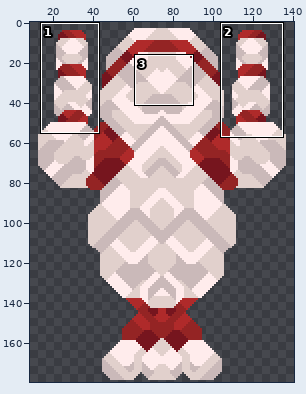
Sprite sheet -- sprites/units/crawl/HideousMass.png. The picture above shows the old version from afar; the outline marks the close-up.
Close-up. Before:
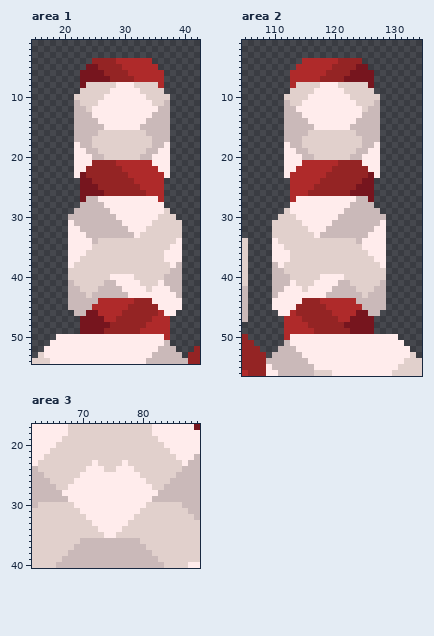
The file is 150x180 pixels. Shown: area 1: x 15..42, y 1..54; area 2: x 105..134, y 1..56; area 3: x 62..89, y 17..40. The wide view leaves out empty margins. The commit also changed other parts of the picture, which this record leaves out.
Once edited:
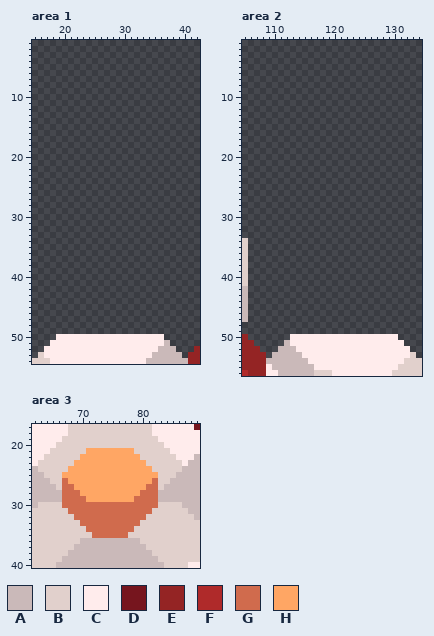
Palette (. is transparent): A #cab9b9  B #e1d0cc  C #ffecec  D #76151e  E #942424  F #af2a2a  G #d06b4d  H #ffa664
The exact change:
Changed rows in their new state; - is an unchanged pixel.
Area 1:
first column x 21:
 4 ----..........-----
 5 ---............----
 6 --..............---
 7 --..............---
 8 --..............---
 9 --..............---
10 -................--
11 -................--
12 -................--
13 -................--
14 -................--
15 -................--
16 -................--
17 -................--
18 -................--
19 -................--
20 -................--
21 -................--
22 -................--
23 -................--
24 --..............---
25 --..............---
26 --..............---
27 --..............---
28 --..............---
29 -................--
30 ..................-
31 ...................
32 ...................
33 ...................
34 ...................
35 ...................
36 ...................
37 ...................
38 ...................
39 ...................
40 ...................
41 ...................
42 ...................
43 ...................
44 ...................
45 ...................
46 -.................-
47 --...............--
48 --...............--
49 --...............--
50 ----------------.--
Area 2:
first column x 110:
 4 -----..........----
 5 ----............---
 6 ---..............--
 7 ---..............--
 8 ---..............--
 9 ---..............--
10 --................-
11 --................-
12 --................-
13 --................-
14 --................-
15 --................-
16 --................-
17 --................-
18 --................-
19 --................-
20 --................-
21 --................-
22 --................-
23 --................-
24 ---..............--
25 ---..............--
26 ---..............--
27 ---..............--
28 ---..............--
29 --................-
30 -..................
31 ...................
32 ...................
33 ...................
34 ...................
35 ...................
36 ...................
37 ...................
38 ...................
39 ...................
40 ...................
41 ...................
42 ...................
43 ...................
44 ...................
45 ...................
46 -.................-
47 --...............--
48 --...............--
49 --...............--
50 --.----------------
Area 3:
first column x 67:
21 ----HHHHHHHH----
22 ---HHHHHHHHHH---
23 --HHHHHHHHHHHH--
24 -HHHHHHHHHHHHHH-
25 HHHHHHHHHHHHHHHH
26 GHHHHHHHHHHHHHHG
27 GGHHHHHHHHHHHHGG
28 GGGHHHHHHHHHHGGG
29 GGGGHHHHHHHHGGGG
30 GGGGGGGGGGGGGGGG
31 -GGGGGGGGGGGGGG-
32 --GGGGGGGGGGGG--
33 ---GGGGGGGGGG---
34 ----GGGGGGGG----
35 -----GGGGGG-----
Pixel boxes of the changes (left, top, right, bottom) in both close-ups:
erased: (68, 58, 182, 340)
erased: (272, 58, 386, 340)
changed: (62, 448, 158, 538)
